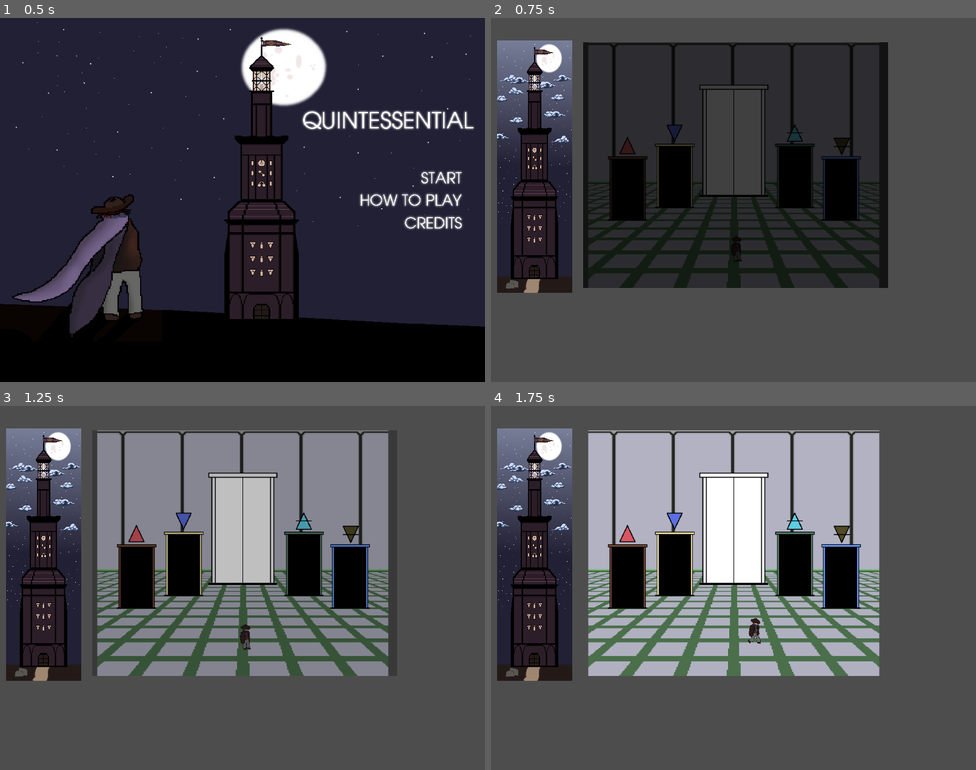
Above: before the commit, frames 1-4 (two rows, left to right).
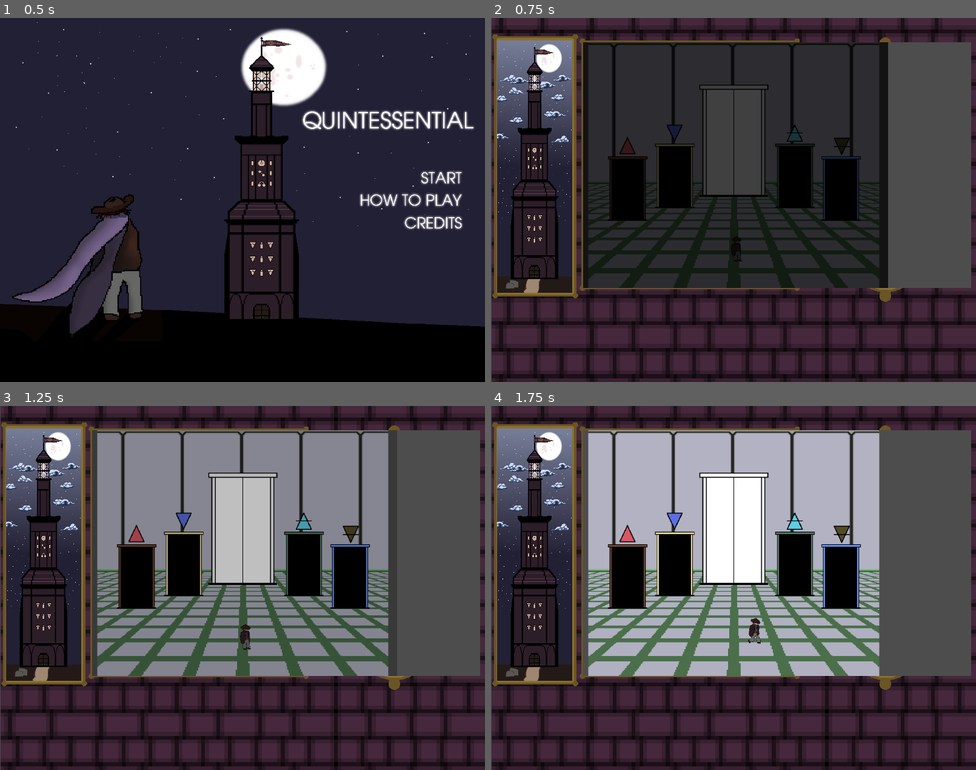
Above: after the commit, the same moments.

Repository: mccajd/Quintessential
Game: Godot game, scene res://Scenes/main_menu.tscn
Two runs of this game, one before a commit and one after it. Both use one fixed random seed, a clock stepped at 60 frames per second and the inputs below.
Inputs (mouse positions are in pixels of both pictures, inside the frame that each line leads up to):
- Up to frame 1 (0.5 s): no input
- Up to frame 2 (0.75 s): click (932, 178) at 0.5 s
- Up to frame 3 (1.25 s): no input
- Up to frame 4 (1.75 s): move the mouse to (840, 569) at 1.27 s; press the mouse at (840, 569) at 1.28 s

Frame 1 is identical in both runs. In frame 2, 35% of the frame differs, in the area x 0-100%, y 0-100%; in frame 3, 35%; in frame 4, 35%.

Commit message:
add main background gfk to game

Diff:
--- a/Levels/beacon_puzzle_main.tscn
+++ b/Levels/beacon_puzzle_main.tscn
@@ -1,7 +1,8 @@
-[gd_scene load_steps=13 format=3 uid="uid://b16x2m82ri0xj"]
+[gd_scene load_steps=14 format=3 uid="uid://b16x2m82ri0xj"]
 
 [ext_resource type="Script" path="res://Scripts/main.gd" id="1_nu8b2"]
 [ext_resource type="PackedScene" uid="uid://xlfxdxlhlrkm" path="res://Scenes/beacon_puzzle.tscn" id="2_6o530"]
+[ext_resource type="Texture2D" uid="uid://b4asm0ytnhjet" path="res://assets/GUI_background.png" id="2_vr2vj"]
 [ext_resource type="Script" path="res://Scripts/room_manager.gd" id="5_0hynf"]
 [ext_resource type="PackedScene" uid="uid://cqwfracn5qwr4" path="res://Levels/cloud_room.tscn" id="5_quxlp"]
 [ext_resource type="PackedScene" uid="uid://dq80qt38o8nvg" path="res://Levels/hub_room.tscn" id="5_sgrcl"]
@@ -18,6 +19,11 @@
 
 [node name="Main" type="Node"]
 script = ExtResource("1_nu8b2")
+
+[node name="Sprite2D" type="Sprite2D" parent="."]
+texture_filter = 1
+position = Vector2(513, 384)
+texture = ExtResource("2_vr2vj")
 
 [node name="BeaconPuzzle1" parent="." instance=ExtResource("2_6o530")]
 visible = false
Binary file added: assets/GUI_background.png
